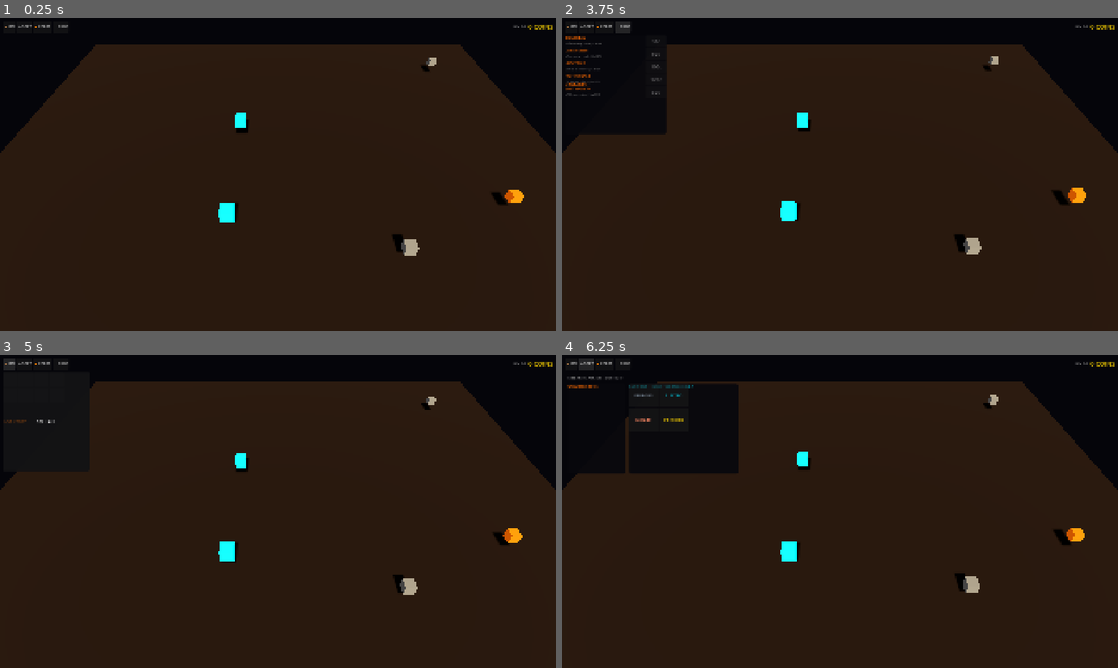
Above: before the commit, frames 1-4 (two rows, left to right).
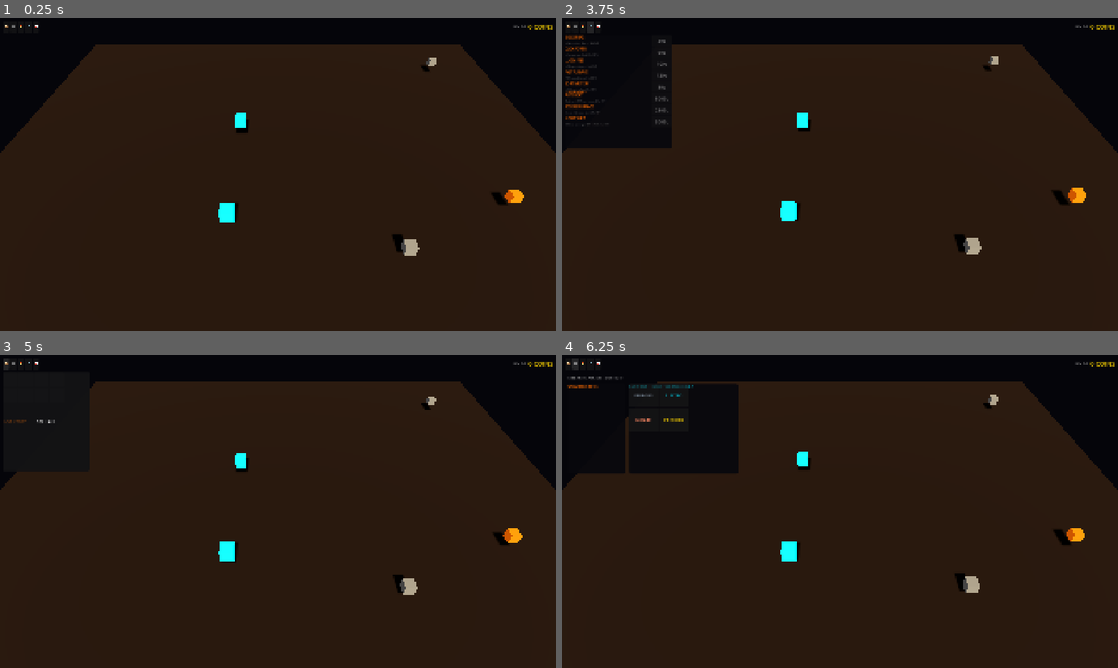
Above: after the commit, the same moments.

Repository: PrzemSas/scrap-scavenger
Game: Godot game, scene res://scenes/main/Main.tscn
Same seed, same stepped clock (60 frames per second), same inputs: the game is played once before the commit and once after it.
Inputs (mouse positions are in pixels of both pictures, inside the frame that each line leads up to):
- Up to frame 1 (0.25 s): no input
- Up to frame 2 (3.75 s): click (595, 27) at 0.5 s, where only the run after the commit has a clickable "📊"; click "📦 INV" (after the commit: "📦") at 1.25 s; click "♻ SORT" (after the commit: "♻") at 2 s; click "🔥 FORGE" (after the commit: "🔥") at 2.75 s; click "🛒 SHOP" (after the commit: "🛒") at 3.5 s
- Up to frame 3 (5 s): click "📦 INV" (after the commit: "📦") at 4.25 s
- Up to frame 4 (6.25 s): click "SELL ALL" at 5 s; click "♻ SORT" (after the commit: "♻") at 5.75 s

The runs differ from the first frame. In frame 1, less than 0.1% of the frame differs, in the area x 0-13%, y 2-4%; in frame 2, 1.9%, in the area x 0-20%, y 1-42%; in frame 3, less than 0.1%; in frame 4, 0.1%.

Commit message:
feat: Phase 3 — prestige, achievements, auto-sort, stats panel, night shift

Diff:
--- a/scenes/main/Main.tscn
+++ b/scenes/main/Main.tscn
@@ -1,8 +1,15 @@
-[gd_scene load_steps=7 format=3]
+[gd_scene format=3 uid="uid://bxnfistv7p4lr"]
 
-[ext_resource type="Script" path="res://scripts/SpawnManager.gd" id="1"]
+[ext_resource type="Script" uid="uid://dw5xpragiqh7i" path="res://scripts/SpawnManager.gd" id="1"]
 [ext_resource type="PackedScene" path="res://scenes/ui/HUD.tscn" id="2"]
-[ext_resource type="Script" path="res://scripts/AutoCollector.gd" id="3"]
+[ext_resource type="Script" uid="uid://dluj4316cebg" path="res://scripts/AutoCollector.gd" id="3"]
+
+[sub_resource type="Environment" id="Environment_1"]
+background_mode = 1
+background_color = Color(0.02, 0.02, 0.04, 1)
+ambient_light_source = 2
+ambient_light_color = Color(0.15, 0.1, 0.05, 1)
+ambient_light_energy = 0.3
 
 [sub_resource type="PlaneMesh" id="PlaneMesh_1"]
 size = Vector2(20, 20)
@@ -11,38 +18,31 @@
 albedo_color = Color(0.176, 0.094, 0.063, 1)
 roughness = 0.9
 
-[sub_resource type="Environment" id="Environment_1"]
-background_mode = 1
-background_color = Color(0.02, 0.02, 0.04, 1)
-ambient_light_source = 2
-ambient_light_color = Color(0.15, 0.1, 0.05, 1)
-ambient_light_energy = 0.3
+[node name="Main" type="Node3D" unique_id=1474417504]
 
-[node name="Main" type="Node3D"]
-
-[node name="Camera3D" type="Camera3D" parent="."]
+[node name="Camera3D" type="Camera3D" parent="." unique_id=759666127]
 transform = Transform3D(1, 0, 0, 0, 0.707107, 0.707107, 0, -0.707107, 0.707107, 0, 8, 8)
 fov = 50.0
 
-[node name="DirectionalLight3D" type="DirectionalLight3D" parent="."]
+[node name="DirectionalLight3D" type="DirectionalLight3D" parent="." unique_id=1394385603]
 transform = Transform3D(1, 0, 0, 0, 0.707107, 0.707107, 0, -0.707107, 0.707107, 0, 10, 0)
 light_color = Color(1, 0.9, 0.7, 1)
 light_energy = 0.8
 shadow_enabled = true
 
-[node name="WorldEnvironment" type="WorldEnvironment" parent="."]
+[node name="WorldEnvironment" type="WorldEnvironment" parent="." unique_id=598944826]
 environment = SubResource("Environment_1")
 
-[node name="Ground" type="MeshInstance3D" parent="."]
+[node name="Ground" type="MeshInstance3D" parent="." unique_id=653792590]
 mesh = SubResource("PlaneMesh_1")
 surface_material_override/0 = SubResource("StandardMaterial3D_1")
 
-[node name="SpawnManager" type="Node3D" parent="."]
+[node name="SpawnManager" type="Node3D" parent="." unique_id=1190492722]
 script = ExtResource("1")
 
-[node name="AutoCollector" type="Node3D" parent="."]
+[node name="AutoCollector" type="Node3D" parent="." unique_id=2035272545]
 script = ExtResource("3")
 
-[node name="CanvasLayer" type="CanvasLayer" parent="."]
+[node name="CanvasLayer" type="CanvasLayer" parent="." unique_id=1492999983]
 
-[node name="HUD" parent="CanvasLayer" instance=ExtResource("2")]
+[node name="HUD" parent="CanvasLayer" unique_id=38931074 instance=ExtResource("2")]
--- a/scenes/ui/HUD.tscn
+++ b/scenes/ui/HUD.tscn
@@ -18,8 +18,6 @@
 anchors_preset = 15
 anchor_right = 1.0
 anchor_bottom = 1.0
-grow_horizontal = 2
-grow_vertical = 2
 script = ExtResource("1")
 
 [node name="TopBar" type="HBoxContainer" parent="."]
@@ -33,23 +31,28 @@
 
 [node name="ToggleInvBtn" type="Button" parent="TopBar"]
 layout_mode = 2
-text = "📦 INV"
-theme_override_font_sizes/font_size = 12
+text = "📦"
+theme_override_font_sizes/font_size = 14
 
 [node name="ToggleSortBtn" type="Button" parent="TopBar"]
 layout_mode = 2
-text = "♻ SORT"
-theme_override_font_sizes/font_size = 12
+text = "♻"
+theme_override_font_sizes/font_size = 14
 
 [node name="ToggleFurnaceBtn" type="Button" parent="TopBar"]
 layout_mode = 2
-text = "🔥 FORGE"
-theme_override_font_sizes/font_size = 12
+text = "🔥"
+theme_override_font_sizes/font_size = 14
 
 [node name="ToggleShopBtn" type="Button" parent="TopBar"]
 layout_mode = 2
-text = "🛒 SHOP"
-theme_override_font_sizes/font_size = 12
+text = "🛒"
+theme_override_font_sizes/font_size = 14
+
+[node name="ToggleStatsBtn" type="Button" parent="TopBar"]
+layout_mode = 2
+text = "📊"
+theme_override_font_sizes/font_size = 14
 
 [node name="Spacer" type="Control" parent="TopBar"]
 layout_mode = 2
@@ -109,9 +112,9 @@
 layout_mode = 1
 offset_left = 10.0
 offset_top = 60.0
-offset_right = 360.0
-offset_bottom = 400.0
-theme_override_styles/panel = SubResource("PanelStyle_1")
+offset_right = 380.0
+offset_bottom = 450.0
+theme_override_styles/panel = SubResource("PS1")
 
 [node name="Title" type="Label" parent="ShopPanel"]
 layout_mode = 2
@@ -137,17 +140,50 @@
 offset_left = 10.0
 offset_top = 60.0
 
+[node name="StatsPanel" type="PanelContainer" parent="."]
+layout_mode = 1
+offset_left = 10.0
+offset_top = 60.0
+offset_right = 440.0
+offset_bottom = 550.0
+theme_override_styles/panel = SubResource("PS1")
+
+[node name="StatsText" type="RichTextLabel" parent="StatsPanel"]
+layout_mode = 2
+offset_left = 8.0
+offset_top = 8.0
+offset_right = -8.0
+offset_bottom = -50.0
+bbcode_enabled = true
+text = ""
+theme_override_colors/default_color = Color(0.7, 0.7, 0.7, 1)
+theme_override_font_sizes/normal_font_size = 11
+
+[node name="PrestigeBtn" type="Button" parent="StatsPanel"]
+layout_mode = 2
+anchors_preset = 12
+anchor_top = 1.0
+anchor_right = 1.0
+anchor_bottom = 1.0
+offset_left = 8.0
+offset_top = -42.0
+offset_right = -8.0
+offset_bottom = -8.0
+grow_horizontal = 2
+grow_vertical = 0
+text = "MELTDOWN"
+theme_override_font_sizes/font_size = 12
+
 [node name="NotifLabel" type="Label" parent="."]
 layout_mode = 1
 anchors_preset = 5
 anchor_left = 0.5
 anchor_right = 0.5
-offset_left = -200.0
-offset_top = 60.0
-offset_right = 200.0
-offset_bottom = 90.0
+offset_left = -250.0
+offset_top = 55.0
+offset_right = 250.0
+offset_bottom = 85.0
 grow_horizontal = 2
 theme_override_colors/font_color = Color(1, 0.2, 0, 1)
 theme_override_font_sizes/font_size = 14
 horizontal_alignment = 1
-text = ""
--- a/scripts/HUD.gd
+++ b/scripts/HUD.gd
@@ -10,22 +10,26 @@
 @onready var sorting_table: Control = $SortingTable
 @onready var furnace: Control = $Furnace
 @onready var notif_label: Label = $NotifLabel
+@onready var stats_panel: PanelContainer = $StatsPanel
+@onready var stats_text: RichTextLabel = $StatsPanel/StatsText
+@onready var prestige_btn: Button = $StatsPanel/PrestigeBtn
 
 var _notif_timer: float = 0.0
 
 func _ready() -> void:
 	GameManager.coins_changed.connect(_on_coins_changed)
 	GameManager.inventory_changed.connect(_on_inventory_changed)
-	GameManager.upgrade_purchased.connect(_on_upgrade_purchased)
+	GameManager.upgrade_purchased.connect(func(_x): _build_shop())
 	GameManager.notification.connect(_show_notif)
+	GameManager.prestige_done.connect(func(_x): _refresh_all())
 	sell_all_btn.pressed.connect(func(): GameManager.sell_all())
+	prestige_btn.pressed.connect(_on_prestige)
 	$TopBar/ToggleInvBtn.pressed.connect(func(): _show_panel("inv"))
 	$TopBar/ToggleShopBtn.pressed.connect(func(): _show_panel("shop"))
 	$TopBar/ToggleSortBtn.pressed.connect(func(): _show_panel("sort"))
 	$TopBar/ToggleFurnaceBtn.pressed.connect(func(): _show_panel("furnace"))
-	_on_coins_changed(GameManager.coins)
-	_on_inventory_changed()
-	_build_shop()
+	$TopBar/ToggleStatsBtn.pressed.connect(func(): _show_panel("stats"))
+	_refresh_all()
 	_hide_all_panels()
 	notif_label.visible = false
 
@@ -35,41 +39,88 @@
 		if _notif_timer <= 0:
 			notif_label.visible = false
 
+func _refresh_all() -> void:
+	_on_coins_changed(GameManager.coins)
+	_on_inventory_changed()
+	_build_shop()
+
 func _show_notif(msg: String) -> void:
 	notif_label.text = msg
 	notif_label.visible = true
-	_notif_timer = 2.0
+	_notif_timer = 3.0
 
 func _hide_all_panels() -> void:
 	inv_panel.visible = false
 	shop_panel.visible = false
 	sorting_table.visible = false
 	furnace.visible = false
+	stats_panel.visible = false
 
-func _show_panel(panel_name: String) -> void:
-	var was_visible = false
-	match panel_name:
-		"inv": was_visible = inv_panel.visible
-		"shop": was_visible = shop_panel.visible
-		"sort": was_visible = sorting_table.visible
-		"furnace": was_visible = furnace.visible
+func _show_panel(p: String) -> void:
+	var was = false
+	match p:
+		"inv": was = inv_panel.visible
+		"shop": was = shop_panel.visible
+		"sort": was = sorting_table.visible
+		"furnace": was = furnace.visible
+		"stats": was = stats_panel.visible
 	_hide_all_panels()
-	if not was_visible:
-		match panel_name:
+	if not was:
+		match p:
 			"inv": inv_panel.visible = true
 			"shop": shop_panel.visible = true
 			"sort": sorting_table.visible = true
 			"furnace": furnace.visible = true
+			"stats":
+				stats_panel.visible = true
+				_refresh_stats()
 
 func _on_coins_changed(amount: int) -> void:
 	coin_label.text = "%d COINS" % amount
-	_build_shop()
+	if stats_panel.visible:
+		_refresh_stats()
 
 func _on_inventory_changed() -> void:
 	inv_label.text = "INV %d/%d" % [GameManager.inventory.size(), GameManager.max_slots]
 	_build_inventory_grid()
 
-func _on_upgrade_purchased(_id: String) -> void:
+func _refresh_stats() -> void:
+	var mins = int(GameManager.play_time / 60)
+	var hrs = mins / 60
+	mins = mins % 60
+	var acc = GameManager.get_accuracy()
+	var ft = GameManager.forge_tokens
+	var prestige_tokens = GameManager.get_prestige_tokens()
+	var t = ""
+	t += "[color=#ff6a00]STATISTICS[/color]\n\n"
+	t += "Coins: [color=#FFD700]%d[/color]\n" % GameManager.coins
+	t += "Lifetime earned: [color=#FFD700]%d[/color]\n" % GameManager.lifetime_coins
+	t += "Total collected: [color=#ff6a00]%d[/color]\n" % GameManager.total_collected
+	t += "Total sorted: [color=#ff6a00]%d[/color] (Accuracy: %d%%)\n" % [GameManager.total_sorted, acc]
+	t += "Best streak: [color=#ff6a00]%d[/color]\n" % GameManager.best_streak
+	t += "Total smelted: [color=#ff6a00]%d[/color]\n" % GameManager.total_smelted
+	t += "Play time: [color=#888]%dh %dm[/color]\n" % [hrs, mins]
+	t += "\n[color=#ff3300]PRESTIGE[/color]\n"
+	t += "Forge Tokens: [color=#FFD700]%d[/color]\n" % ft
+	t += "Prestige count: %d\n" % GameManager.prestige_count
+	t += "Income bonus: [color=#39FF14]+%d%%[/color]\n" % (ft * 10)
+	if GameManager.can_prestige():
+		t += "Next meltdown: [color=#39FF14]+%d tokens[/color]\n" % prestige_tokens
+	else:
+		t += "Meltdown at: 50,000 lifetime coins\n"
+	t += "\n[color=#FFD700]ACHIEVEMENTS (%d/%d)[/color]\n" % [GameManager.achievements_unlocked.size(), GameManager.achievements_config.size()]
+	for ach in GameManager.achievements_config:
+		if ach.id in GameManager.achievements_unlocked:
+			t += "[color=#39FF14]✓[/color] %s — %s\n" % [ach.name, ach.desc]
+		else:
+			t += "[color=#333]○ %s — %s[/color]\n" % [ach.name, ach.desc]
+	stats_text.text = t
+	prestige_btn.visible = GameManager.can_prestige()
+	prestige_btn.text = "🔥 MELTDOWN (+%d Forge Tokens)" % prestige_tokens
+
+func _on_prestige() -> void:
+	GameManager.do_prestige()
+	_refresh_stats()
 	_build_shop()
 
 func _build_inventory_grid() -> void:
@@ -92,17 +143,13 @@
 		else:
 			slot.text = ""
 			slot.disabled = true
-		slot.add_theme_stylebox_override("normal", _slot_style(false))
-		slot.add_theme_stylebox_override("hover", _slot_style(true))
+		var s = StyleBoxFlat.new()
+		s.bg_color = Color("#1a1a1a")
+		s.border_color = Color("#333")
+		s.set_border_width_all(1)
+		s.set_corner_radius_all(4)
+		slot.add_theme_stylebox_override("normal", s)
 		inv_grid.add_child(slot)
-
-func _slot_style(hover: bool) -> StyleBoxFlat:
-	var s = StyleBoxFlat.new()
-	s.bg_color = Color("#1a1a1a") if not hover else Color("#2a1500")
-	s.border_color = Color("#333333") if not hover else Color("#ff6a00")
-	s.set_border_width_all(1)
-	s.set_corner_radius_all(4)
-	return s
 
 func _build_shop() -> void:
 	for child in shop_list.get_children():
@@ -115,29 +162,26 @@
 		var maxed = level >= max_lvl
 		var can_buy = not maxed and GameManager.coins >= cost
 		var hbox = HBoxContainer.new()
-		hbox.custom_minimum_size = Vector2(0, 40)
+		hbox.custom_minimum_size = Vector2(0, 36)
 		var info = VBoxContainer.new()
 		info.size_flags_horizontal = Control.SIZE_EXPAND_FILL
-		var name_label = Label.new()
-		name_label.text = upgrade_id.replace("_", " ").to_upper()
-		name_label.add_theme_color_override("font_color", Color("#ff6a00") if not maxed else Color("#39FF14"))
-		name_label.add_theme_font_size_override("font_size", 12)
-		info.add_child(name_label)
-		var desc_label = Label.new()
-		desc_label.text = "%s | Lvl %d/%d" % [config.get("desc", ""), level, max_lvl]
-		desc_label.add_theme_color_override("font_color", Color("#666666"))
-		desc_label.add_theme_font_size_override("font_size", 10)
-		info.add_child(desc_label)
+		var nl = Label.new()
+		nl.text = upgrade_id.replace("_", " ").to_upper()
+		nl.add_theme_color_override("font_color", Color("#ff6a00") if not maxed else Color("#39FF14"))
+		nl.add_theme_font_size_override("font_size", 11)
+		info.add_child(nl)
+		var dl = Label.new()
+		dl.text = "%s | Lvl %d/%d" % [config.desc, level, max_lvl]
+		dl.add_theme_color_override("font_color", Color("#555"))
+		dl.add_theme_font_size_override("font_size", 9)
+		info.add_child(dl)
 		hbox.add_child(info)
 		var btn = Button.new()
-		if maxed:
-			btn.text = "MAX"
-			btn.disabled = true
-		else:
-			btn.text = "%dc" % cost
-			btn.disabled = not can_buy
+		btn.text = "MAX" if maxed else "%dc" % cost
+		btn.disabled = maxed or not can_buy
+		btn.custom_minimum_size = Vector2(70, 0)
+		if can_buy:
 			var uid = upgrade_id
 			btn.pressed.connect(func(): GameManager.buy_upgrade(uid))
-		btn.custom_minimum_size = Vector2(70, 0)
 		hbox.add_child(btn)
 		shop_list.add_child(hbox)
--- a/scripts/autoload/GameManager.gd
+++ b/scripts/autoload/GameManager.gd
@@ -6,6 +6,8 @@
 signal sorted_changed()
 signal ingots_changed()
 signal notification(msg: String)
+signal achievement_unlocked(id: String)
+signal prestige_done(tokens: int)
 
 var coins: int = 0
 var inventory: Array = []
@@ -16,16 +18,42 @@
 var luck_bonus: float = 0.0
 var smelt_speed_bonus: float = 0.0
 var streak: int = 0
+var best_streak: int = 0
 var total_sorted: int = 0
 var correct_sorted: int = 0
 var lifetime_coins: int = 0
+var total_collected: int = 0
+var total_smelted: int = 0
+var forge_tokens: int = 0
+var prestige_count: int = 0
+var play_time: float = 0.0
+
+var achievements_unlocked: Array = []
+var achievements_config: Array = [
+	{"id": "first_scrap", "name": "First Scrap", "desc": "Collect your first scrap", "check": "total_collected >= 1"},
+	{"id": "hundred_coins", "name": "Pocket Change", "desc": "Earn 100 coins", "check": "lifetime_coins >= 100"},
+	{"id": "thousand_coins", "name": "Scrap Dealer", "desc": "Earn 1,000 coins", "check": "lifetime_coins >= 1000"},
+	{"id": "ten_k", "name": "Junk Mogul", "desc": "Earn 10,000 coins", "check": "lifetime_coins >= 10000"},
+	{"id": "fifty_k", "name": "Forge Master", "desc": "Earn 50,000 coins", "check": "lifetime_coins >= 50000"},
+	{"id": "first_sort", "name": "Sorted!", "desc": "Sort your first item correctly", "check": "correct_sorted >= 1"},
+	{"id": "sort_streak_5", "name": "On a Roll", "desc": "Get a 5x sort streak", "check": "best_streak >= 5"},
+	{"id": "sort_streak_10", "name": "Sort Machine", "desc": "Get a 10x sort streak", "check": "best_streak >= 10"},
+	{"id": "first_smelt", "name": "Smelter", "desc": "Smelt your first ingot", "check": "total_smelted >= 1"},
+	{"id": "ten_ingots", "name": "Ingot Factory", "desc": "Smelt 10 ingots", "check": "total_smelted >= 10"},
+	{"id": "gold_find", "name": "Gold Rush", "desc": "Collect a Gold Part", "check": "has_found_gold == true"},
+	{"id": "first_prestige", "name": "Meltdown!", "desc": "Prestige for the first time", "check": "prestige_count >= 1"},
+	{"id": "full_inv", "name": "Hoarder", "desc": "Fill your inventory completely", "check": "inventory_full == true"},
+	{"id": "collect_100", "name": "Scrap Pile", "desc": "Collect 100 items total", "check": "total_collected >= 100"},
+	{"id": "play_30min", "name": "Dedicated", "desc": "Play for 30 minutes", "check": "play_time >= 1800"},
+]
+
+var has_found_gold: bool = false
+var inventory_full: bool = false
 
 var upgrades: Dictionary = {
-	"bigger_bag": 0,
-	"click_power": 0,
-	"lucky_find": 0,
-	"fast_furnace": 0,
-	"sort_mastery": 0,
+	"bigger_bag": 0, "click_power": 0, "lucky_find": 0,
+	"fast_furnace": 0, "sort_mastery": 0,
+	"auto_sort": 0, "second_furnace": 0, "night_shift": 0,
 }
 
 var upgrade_config: Dictionary = {
@@ -34,9 +62,11 @@
 	"lucky_find": {"base": 100, "mult": 2.2, "max": 6, "desc": "+3% rare chance"},
 	"fast_furnace": {"base": 120, "mult": 1.9, "max": 8, "desc": "-15% smelt time"},
 	"sort_mastery": {"base": 80, "mult": 2.0, "max": 8, "desc": "+10% sort value"},
+	"auto_sort": {"base": 5000, "mult": 1.0, "max": 1, "desc": "Auto-sort 85% accuracy"},
+	"second_furnace": {"base": 2500, "mult": 1.0, "max": 1, "desc": "Second furnace slot"},
+	"night_shift": {"base": 3000, "mult": 1.0, "max": 1, "desc": "Offline earnings 50%→75%"},
 }
 
-# Sorting bins: which materials go where
 var sort_bins: Dictionary = {
 	"ferrous": ["bolt", "pipe"],
 	"electronics": ["battery", "motor"],
@@ -44,7 +74,6 @@
 	"precious": ["gold"],
 }
 
-# Smelt configs
 var smelt_config: Dictionary = {
 	"can": {"time": 5.0, "mult": 2.0, "ingot": "Aluminum Ingot"},
 	"bolt": {"time": 10.0, "mult": 2.5, "ingot": "Steel Ingot"},
@@ -55,9 +84,42 @@
 	"gold": {"time": 20.0, "mult": 5.0, "ingot": "Gold Ingot"},
 }
 
+func _process(delta: float) -> void:
+	play_time += delta
+	_check_achievements()
+	# Auto-sort
+	if upgrades.get("auto_sort", 0) > 0 and inventory.size() > 0:
+		_auto_sort_tick(delta)
+
+var _auto_sort_timer: float = 0.0
+func _auto_sort_tick(delta: float) -> void:
+	_auto_sort_timer += delta
+	if _auto_sort_timer >= 3.0:
+		_auto_sort_timer = 0.0
+		if inventory.size() > 0:
+			var item = inventory[0]
+			var item_id = item.get("id", "")
+			# Find correct bin
+			var correct_bin = ""
+			for bin_id in sort_bins:
+				if item_id in sort_bins[bin_id]:
+					correct_bin = bin_id
+					break
+			if correct_bin != "":
+				# 85% accuracy
+				if randf() < 0.85:
+					try_sort(0, correct_bin)
+				else:
+					# Wrong sort
+					var bins_list = sort_bins.keys()
+					var wrong = bins_list[randi() % bins_list.size()]
+					try_sort(0, wrong)
+
 func add_coins(amount: int) -> void:
-	coins += amount
-	lifetime_coins += amount
+	var prestige_bonus = 1.0 + forge_tokens * 0.10
+	var actual = int(amount * prestige_bonus)
+	coins += actual
+	lifetime_coins += actual
 	coins_changed.emit(coins)
 
 func spend_coins(amount: int) -> bool:
@@ -69,8 +131,14 @@
 
 func add_to_inventory(item_data: Dictionary) -> bool:
 	if inventory.size() >= max_slots:
+		inventory_full = true
 		return false
 	inventory.append(item_data)
+	total_collected += 1
+	if item_data.get("id", "") == "gold":
+		has_found_gold = true
+	if inventory.size() >= max_slots:
+		inventory_full = true
 	inventory_changed.emit()
 	return true
 
@@ -105,6 +173,8 @@
 	if correct:
 		correct_sorted += 1
 		streak += 1
+		if streak > best_streak:
+			best_streak = streak
 		var sort_bonus = 1.0 + upgrades.get("sort_mastery", 0) * 0.10
 		var streak_bonus = 1.0 + min(streak * 0.05, 0.50)
 		var sorted_value = int(item.get("value", 1) * 1.8 * sort_bonus * streak_bonus)
@@ -122,6 +192,7 @@
 
 func add_ingot(ingot_data: Dictionary) -> void:
 	ingots.append(ingot_data)
+	total_smelted += 1
 	ingots_changed.emit()
 
 func sell_ingot(index: int) -> void:
@@ -173,3 +244,78 @@
 			smelt_speed_bonus += 0.15
 		"sort_mastery":
 			pass
+		"auto_sort":
+			notification.emit("Auto-Sorter activated! 85% accuracy")
+		"second_furnace":
+			notification.emit("Second furnace slot unlocked!")
+		"night_shift":
+			notification.emit("Night Shift active! 75% offline earnings")
+
+# ---- PRESTIGE ----
+func can_prestige() -> bool:
+	return lifetime_coins >= 50000
+
+func get_prestige_tokens() -> int:
+	if lifetime_coins < 10000:
+		return 0
+	return int(log(lifetime_coins) / log(10) - 3)
+
+func do_prestige() -> void:
+	if not can_prestige():
+		return
+	var tokens = get_prestige_tokens()
+	forge_tokens += tokens
+	prestige_count += 1
+	# Reset
+	coins = 0
+	inventory.clear()
+	sorted_materials.clear()
+	ingots.clear()
+	max_slots = 8
+	click_power = 1
+	luck_bonus = 0.0
+	smelt_speed_bonus = 0.0
+	streak = 0
+	# Reset upgrades but keep prestige-specific ones
+	for key in upgrades:
+		upgrades[key] = 0
+	# Emit all signals
+	coins_changed.emit(coins)
+	inventory_changed.emit()
+	sorted_changed.emit()
+	ingots_changed.emit()
+	prestige_done.emit(tokens)
+	notification.emit("MELTDOWN! +%d Forge Tokens! (Total: %d)" % [tokens, forge_tokens])
+
+# ---- ACHIEVEMENTS ----
+func _check_achievements() -> void:
+	for ach in achievements_config:
+		if ach.id in achievements_unlocked:
+			continue
+		var expr = Expression.new()
+		var err = expr.parse(ach.check, ["total_collected", "lifetime_coins", "correct_sorted",
+			"best_streak", "total_smelted", "has_found_gold", "prestige_count",
+			"inventory_full", "play_time"])
+		if err != OK:
+			continue
+		var result = expr.execute([total_collected, lifetime_coins, correct_sorted,
+			best_streak, total_smelted, has_found_gold, prestige_count,
+			inventory_full, play_time])
+		if result == true:
+			achievements_unlocked.append(ach.id)
+			achievement_unlocked.emit(ach.id)
+			notification.emit("🏆 ACHIEVEMENT: %s" % ach.name)
+
+func get_accuracy() -> int:
+	if total_sorted == 0:
+		return 0
+	return int(float(correct_sorted) / total_sorted * 100.0)
+
+func get_idle_rate() -> float:
+	var rate = 0.0
+	if upgrades.get("click_power", 0) >= 2:
+		rate += 0.1
+	if upgrades.get("auto_sort", 0) > 0:
+		rate += 0.2
+	var prestige_bonus = 1.0 + forge_tokens * 0.10
+	return rate * prestige_bonus
--- a/scripts/autoload/SaveManager.gd
+++ b/scripts/autoload/SaveManager.gd
@@ -2,7 +2,6 @@
 
 const SAVE_PATH = "user://savegame.json"
 const AUTOSAVE_INTERVAL = 60.0
-
 var _timer: float = 0.0
 
 func _ready() -> void:
@@ -27,8 +26,16 @@
 		"smelt_speed_bonus": GameManager.smelt_speed_bonus,
 		"upgrades": GameManager.upgrades,
 		"streak": GameManager.streak,
+		"best_streak": GameManager.best_streak,
 		"total_sorted": GameManager.total_sorted,
 		"correct_sorted": GameManager.correct_sorted,
+		"total_collected": GameManager.total_collected,
+		"total_smelted": GameManager.total_smelted,
+		"has_found_gold": GameManager.has_found_gold,
+		"forge_tokens": GameManager.forge_tokens,
+		"prestige_count": GameManager.prestige_count,
+		"play_time": GameManager.play_time,
+		"achievements": GameManager.achievements_unlocked,
 		"timestamp": Time.get_unix_time_from_system(),
 	}
 	var file = FileAccess.open(SAVE_PATH, FileAccess.WRITE)
@@ -45,36 +52,42 @@
 	var json = JSON.new()
 	if json.parse(file.get_as_text()) != OK:
 		return
-	var data = json.data
-	GameManager.coins = data.get("coins", 0)
-	GameManager.lifetime_coins = data.get("lifetime_coins", 0)
-	GameManager.inventory = data.get("inventory", [])
-	GameManager.sorted_materials = data.get("sorted_materials", [])
-	GameManager.ingots = data.get("ingots", [])
-	GameManager.max_slots = data.get("max_slots", 8)
-	GameManager.click_power = data.get("click_power", 1)
-	GameManager.luck_bonus = data.get("luck_bonus", 0.0)
-	GameManager.smelt_speed_bonus = data.get("smelt_speed_bonus", 0.0)
-	GameManager.upgrades = data.get("upgrades", GameManager.upgrades)
-	GameManager.streak = data.get("streak", 0)
-	GameManager.total_sorted = data.get("total_sorted", 0)
-	GameManager.correct_sorted = data.get("correct_sorted", 0)
+	var d = json.data
+	GameManager.coins = d.get("coins", 0)
+	GameManager.lifetime_coins = d.get("lifetime_coins", 0)
+	GameManager.inventory = d.get("inventory", [])
+	GameManager.sorted_materials = d.get("sorted_materials", [])
+	GameManager.ingots = d.get("ingots", [])
+	GameManager.max_slots = d.get("max_slots", 8)
+	GameManager.click_power = d.get("click_power", 1)
+	GameManager.luck_bonus = d.get("luck_bonus", 0.0)
+	GameManager.smelt_speed_bonus = d.get("smelt_speed_bonus", 0.0)
+	GameManager.upgrades = d.get("upgrades", GameManager.upgrades)
+	GameManager.streak = d.get("streak", 0)
+	GameManager.best_streak = d.get("best_streak", 0)
+	GameManager.total_sorted = d.get("total_sorted", 0)
+	GameManager.correct_sorted = d.get("correct_sorted", 0)
+	GameManager.total_collected = d.get("total_collected", 0)
+	GameManager.total_smelted = d.get("total_smelted", 0)
+	GameManager.has_found_gold = d.get("has_found_gold", false)
+	GameManager.forge_tokens = d.get("forge_tokens", 0)
+	GameManager.prestige_count = d.get("prestige_count", 0)
+	GameManager.play_time = d.get("play_time", 0.0)
+	GameManager.achievements_unlocked = d.get("achievements", [])
+	# Emit signals
 	GameManager.coins_changed.emit(GameManager.coins)
 	GameManager.inventory_changed.emit()
 	GameManager.sorted_changed.emit()
 	GameManager.ingots_changed.emit()
 	# Offline earnings
-	var saved_time = data.get("timestamp", 0.0)
+	var saved_time = d.get("timestamp", 0.0)
 	if saved_time > 0:
 		var offline_sec = clamp(Time.get_unix_time_from_system() - saved_time, 0, 86400)
 		if offline_sec > 60:
-			var idle_rate = 0.1 if GameManager.upgrades.get("click_power", 0) > 0 else 0.0
-			var offline_coins = int(idle_rate * offline_sec * 0.5)
+			var idle_rate = GameManager.get_idle_rate()
+			var efficiency = 0.75 if GameManager.upgrades.get("night_shift", 0) > 0 else 0.50
+			var offline_coins = int(idle_rate * offline_sec * efficiency)
 			if offline_coins > 0:
 				GameManager.add_coins(offline_coins)
 				var mins = int(offline_sec / 60)
-				GameManager.notification.emit("Welcome back! Earned %d coins in %d min" % [offline_coins, mins])
-
-func delete_save() -> void:
-	if FileAccess.file_exists(SAVE_PATH):
-		DirAccess.remove_absolute(SAVE_PATH)
+				GameManager.notification.emit("Welcome back! +%d coins (%d min)" % [offline_coins, mins])
Not shown: 2 places in scenes/ui/HUD.tscn that only renumber resources
